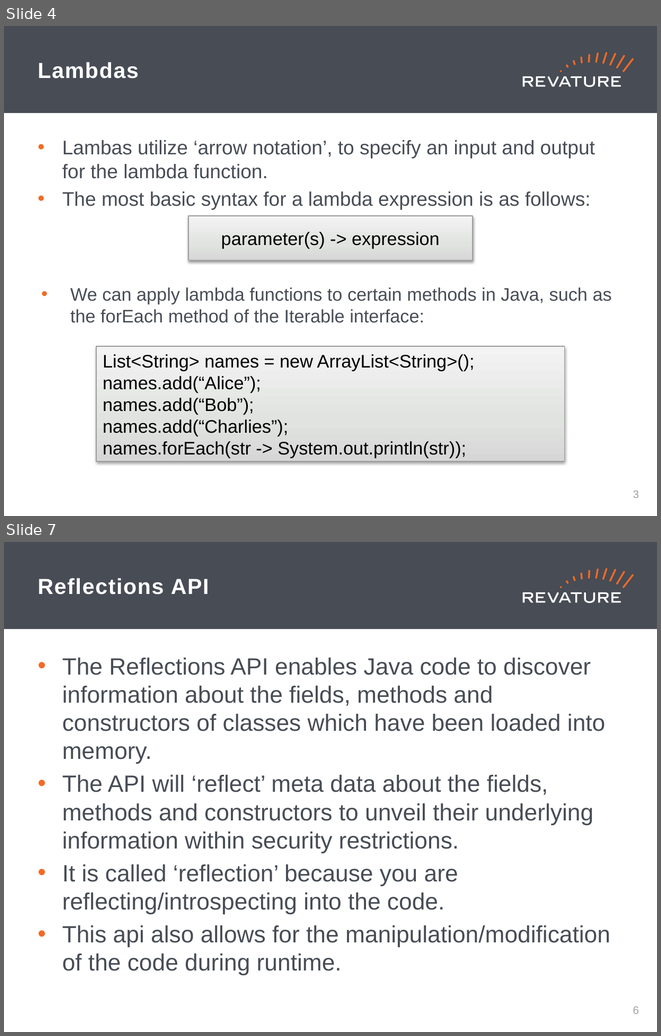
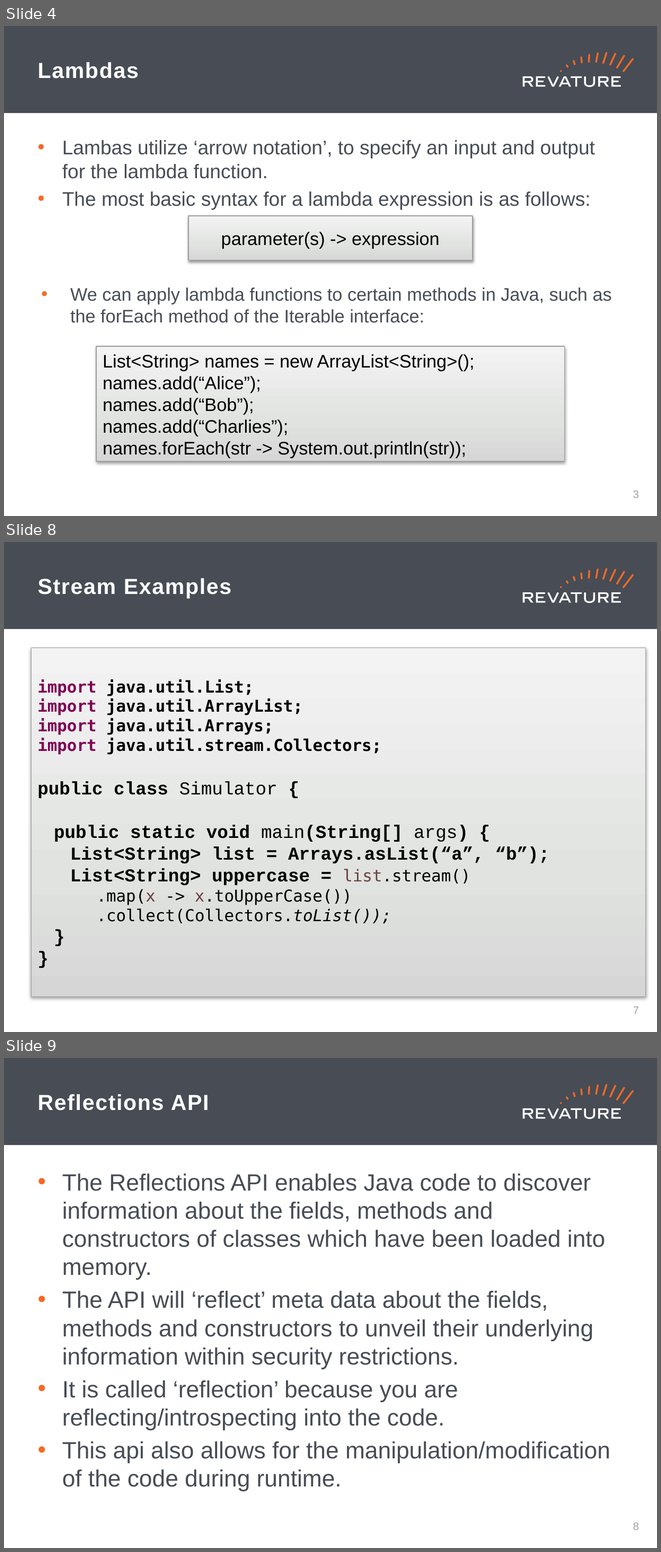
Before and after one commit to brynportella/RAP-210308, a slide deck: PPT/Day_30.pptx. Shown one above the other, each under a label of ours: slides 4 and 7 before the commit, slides 4, 8 and 9 after it; the slides between them are not shown. The pictures are 661x1036 and 661x1552 pixels, drawn with LibreOffice and Linux fonts; fonts in the diff are those of the drawing. Boxes give left, top, right and bottom in pixels: in the first picture for what was removed or moved away, otherwise in the second. Text is boxed around its words. In the diff, an @@ line names an element or a change of style, - is before the commit and + after.

Commit message:
updates to examples and powerpoint

```diff
--- a/PPT/Day_30.pptx
+++ b/PPT/Day_30.pptx
@@ slide 8 added at [4, 542, 657, 1032], background #FFFFFF; not listed: 19 template elements that a slide beside it also shows @@
@@ title added at [38, 578, 232, 598], 24 pt, text #FFFFFF, bold @@
+Stream Examples
@@ rectangle added at [32, 648, 646, 996], fill gradient #D6D7D6 to #E2E2E2 to #F4F4F4, outline #9C9D9C 0.75 pt, 18 pt, text #000000, bold @@
+import java.util.List;
+import java.util.ArrayList;
+import java.util.Arrays;
+import java.util.stream.Collectors;
+public class Simulator {
+public static void main(String[] args) {
+List<String> list = Arrays.asList(“a”, “b”);
+List<String> uppercase = list.stream()
+.map(x -> x.toUpperCase())
+.collect(Collectors.toList());
+}
+}
@@ page number added at [633, 1006, 639, 1014], 12 pt, text #A0A1A0 @@
+7
@@ what was slide 7 is now slide 9 @@
@@ page number at [633, 1522, 639, 1530]: text changed @@
-6
+8
```
Also in this commit, not shown: 3 slides changed, 1 other slide added, 27 other files.
